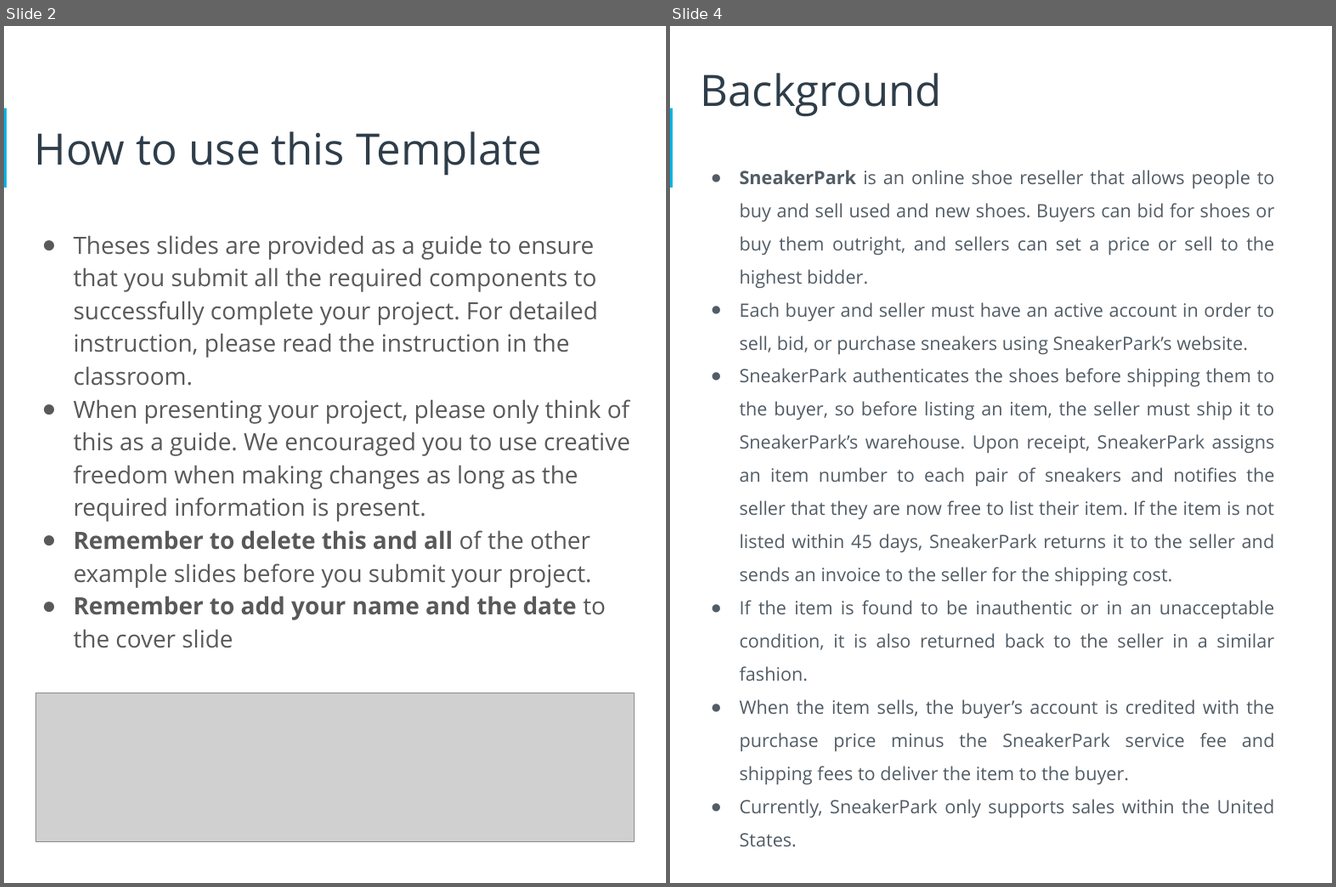
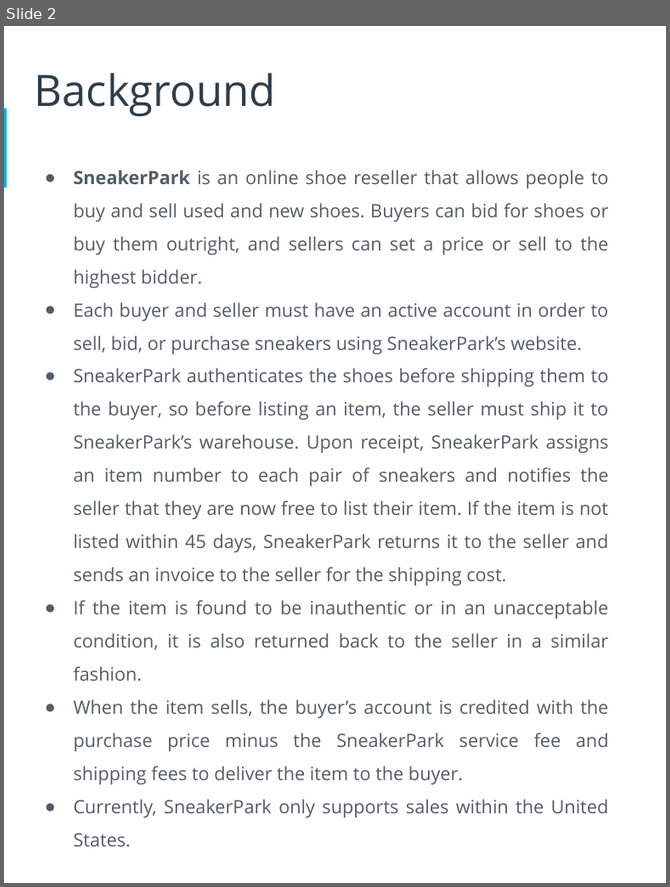
Before and after one commit to mattssll/udacity_data_architect, a slide deck: 4. Data Governance/Project/Starter Template_.pptx. Shown side by side, each under a label of ours: slides 2 and 4 before the commit, slide 2 after it; the slides between them are not shown. The pictures are 1336x887 and 670x887 pixels, drawn with LibreOffice and Linux fonts; fonts in the diff are those of the drawing; grey boxes stand for pictures. Boxes give left, top, right and bottom in pixels: in the first picture for what was removed or moved away, otherwise in the second. Text is boxed around its words. In the diff, an @@ line names an element or a change of style, - is before the commit and + after.

Commit message:
working on project 3 and 4

```diff
--- a/4. Data Governance/Project/Starter Template_.pptx
+++ b/4. Data Governance/Project/Starter Template_.pptx
@@ slide 2 removed at (x1=4, y1=26, x2=666, y2=883), background #FFFFFF; not listed: 1 template element that a slide beside it also shows @@
@@ title removed at (x1=35, y1=131, x2=542, y2=176) @@
-How to use this Template
@@ text removed at (x1=74, y1=235, x2=630, y2=648) @@
-● Theses slides are provided as a guide to ensure that you submit all the required components to successfully complete your project. For detailed instruction, please read the instruction in the classroom.
-● When presenting your project, please only think of this as a guide. We encouraged you to use creative freedom when making changes as long as the required information is present.
-● Remember to delete this and all of the other example slides before you submit your project.
-● Remember to add your name and the date to the cover slide
@@ picture removed at (x1=36, y1=692, x2=634, y2=842) @@
@@ text removed at (x1=135, y1=691, x2=529, y2=757) @@
-Remove this slide
@@ what was slide 4 is now slide 2 @@
```
Also in this commit, not shown: 6 slides changed, 6 other slides removed, 22 other files.
